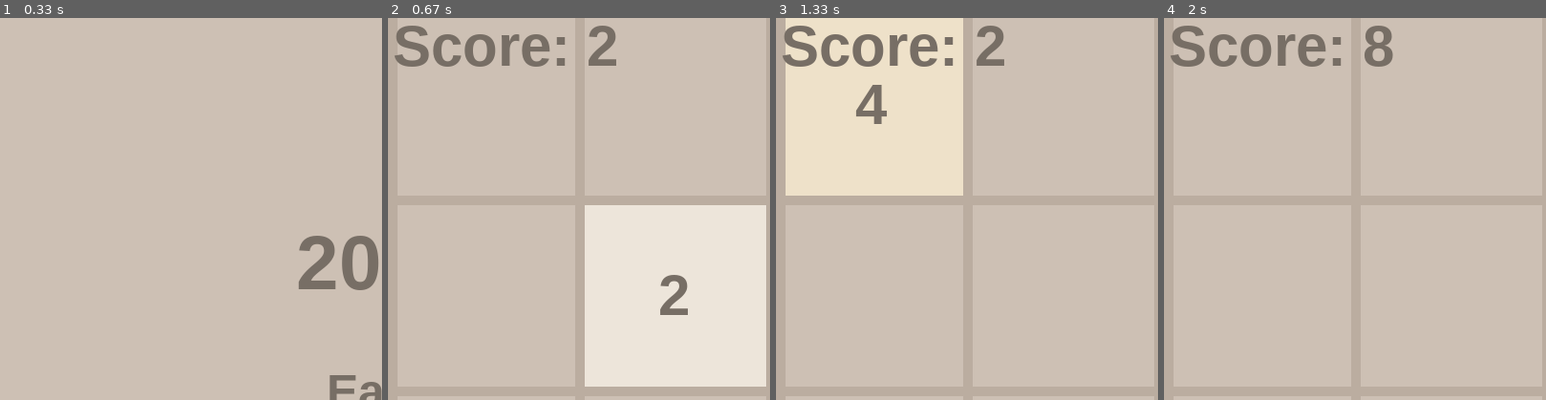
Above: before the commit, frames 1-4 (left to right).
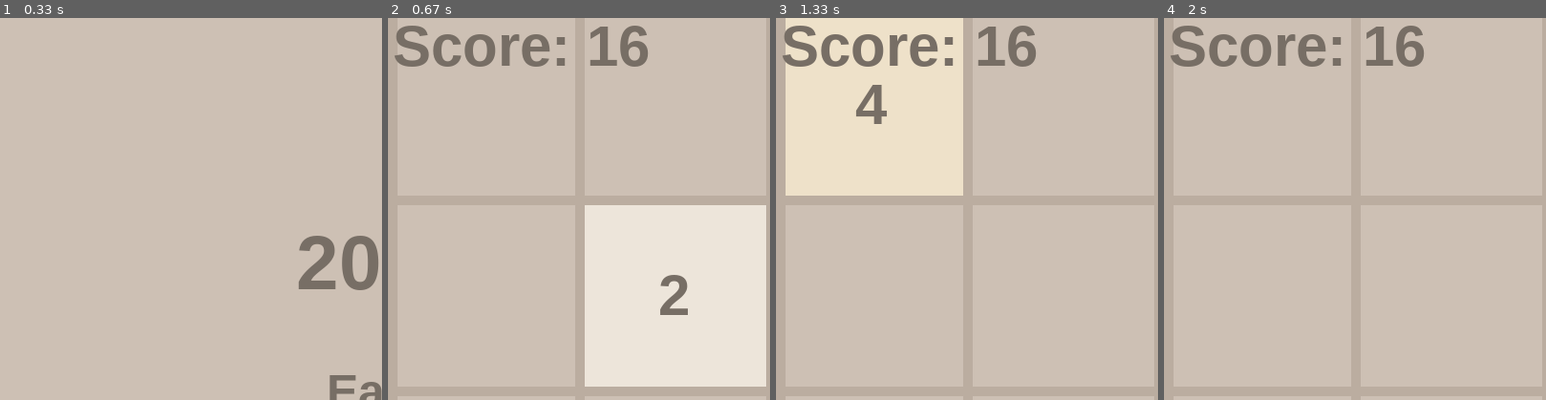
Above: after the commit, the same moments.

Repository: Lqnarr/Pygame-Project-2024-Feb
Game: pygame game, started from 2048.py
Same seed, same stepped clock (60 frames per second), same inputs: the game is played once before the commit and once after it.
Inputs:
- Up to frame 1 (0.33 s): no input
- Up to frame 2 (0.67 s): click "Easy" at 0.38 s
- Up to frame 3 (1.33 s): hold Right 0.67-1.13 s; hold Up from 1.17 s (still down)
- Up to frame 4 (2 s): release Up at 1.47 s; hold Right 1.5-1.97 s
The pictures show only the part of the screen within x 0-50%, y 1-51%; the shares and areas given below are measured in that part.

Frame 1 is identical in both runs. In frame 2, 0.8% of the frame differs, in the area x 52-68%, y 2-13%; in frame 3, 0.8%; in frame 4, 1.0%.

Commit message:
readme finished

Diff:
--- a/2048.py
+++ b/2048.py
@@ -6,7 +6,7 @@
 
 FPS = 90
 
-score = 2
+score = 16
 
 WIDTH, HEIGHT = 800, 800
 ROWS = 4
@@ -342,7 +342,6 @@
 
                     if event.key == pygame.K_r:
                         run = False  # Stop the current game loop to restart
-                        score = 0
 
             draw(window, tiles)
 
Not shown, changed: README.md
